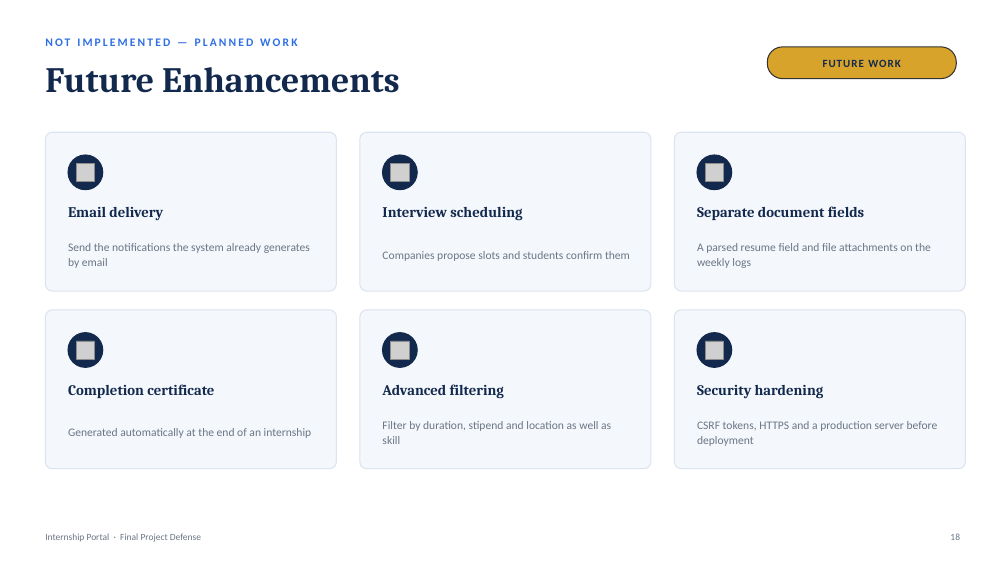
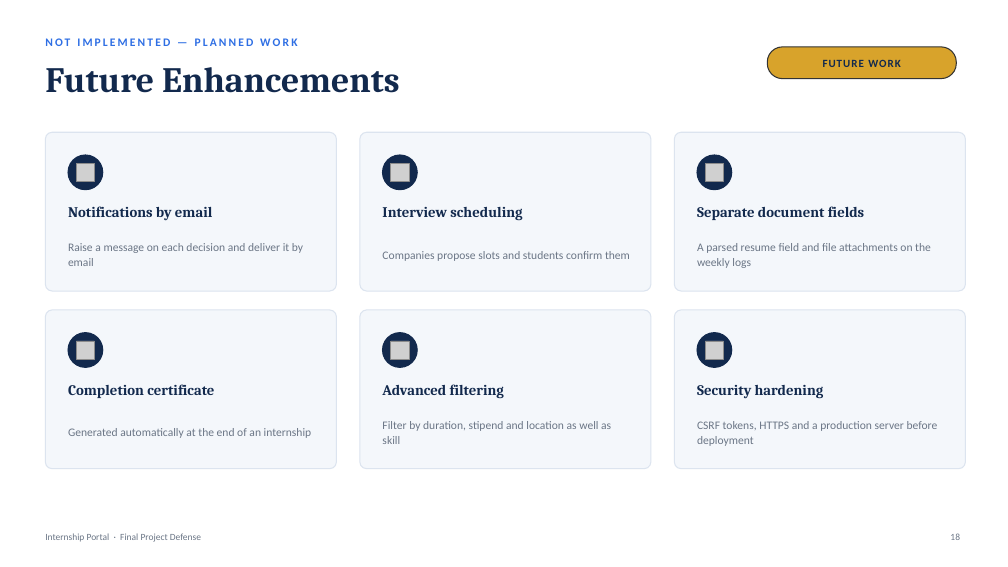
Before and after one commit to RamSinghKarki/Internship_Portal, a slide deck: slide 18 of docs/Final_Defense_Presentation.pptx. Drawn at 1008x567 pixels with LibreOffice and Linux fonts; fonts in the diff are those of the drawing; grey boxes stand for pictures. Boxes give left, top, right and bottom in pixels: in the first picture for what was removed or moved away, otherwise in the second. Text is boxed around its words. In the diff, an @@ line names an element or a change of style, - is before the commit and + after.

```diff
--- a/docs/Final_Defense_Presentation.pptx
+++ b/docs/Final_Defense_Presentation.pptx
@@ text at bbox=[68, 206, 213, 221]: text changed @@
-Email delivery
+Notifications by email
@@ text at bbox=[68, 243, 303, 266]: text changed @@
-Send the notifications the system already generates by email
+Raise a message on each decision and deliver it by email
```
Also in this commit, not shown: 8 other slides changed, 43 other files.
